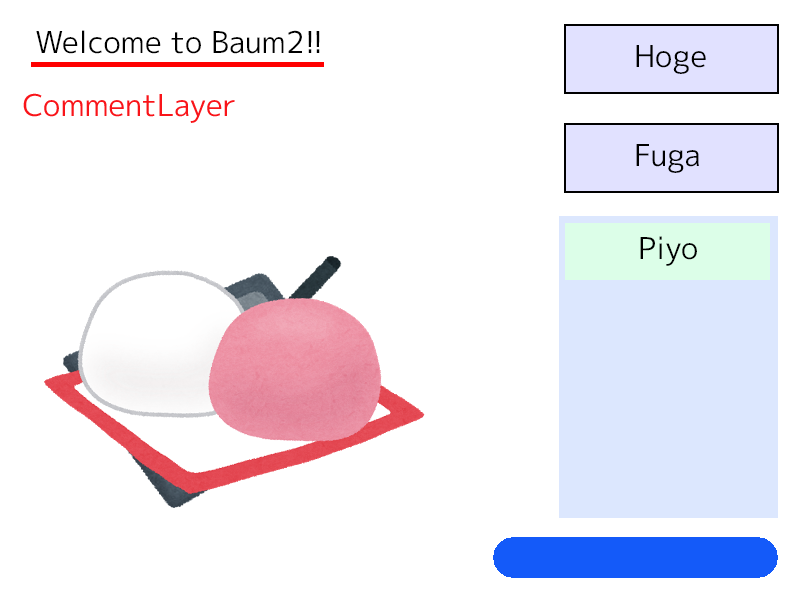
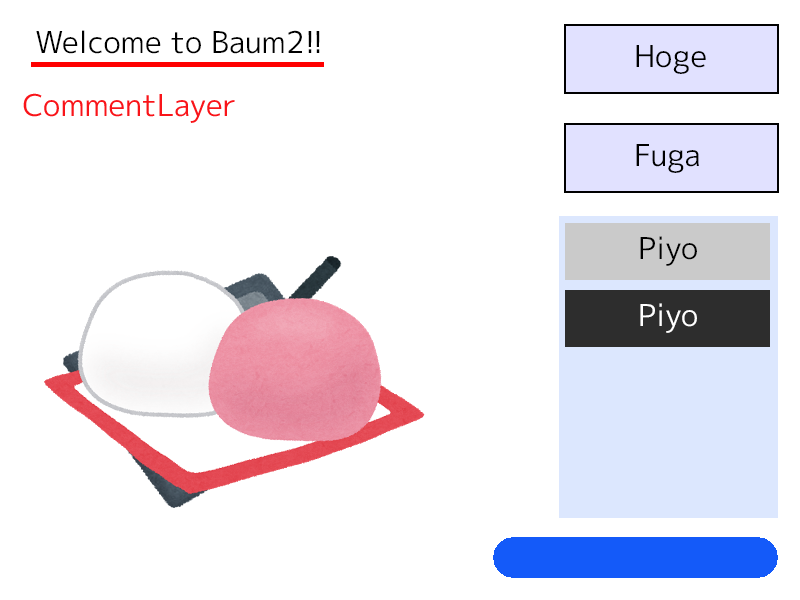
Layered file, before and after one edit (w=800, h=600). Changes by layer:
added group "Item1" with 2 layers in group "PiyoList@Scroll=Vertical" over [left=565, top=223, right=770, bottom=280]
added layer "ListItemText" (1st of 2, in "ListSample@Pivot=BottomRight" › "PiyoList@Scroll=Vertical" › "Item1") in group "Item1" over [left=640, top=236, right=697, bottom=266]
added layer "Background" (4th of 6, in "ListSample@Pivot=BottomRight" › "PiyoList@Scroll=Vertical" › "Item1") in group "Item1" over [left=565, top=223, right=770, bottom=280]
painted on "ListItemText" (2nd of 2, in "ListSample@Pivot=BottomRight" › "PiyoList@Scroll=Vertical" › "Item2") over [left=640, top=236, right=697, bottom=333]
painted on "Background" (5th of 6, in "ListSample@Pivot=BottomRight" › "PiyoList@Scroll=Vertical" › "Item2") over [left=565, top=223, right=770, bottom=347]
